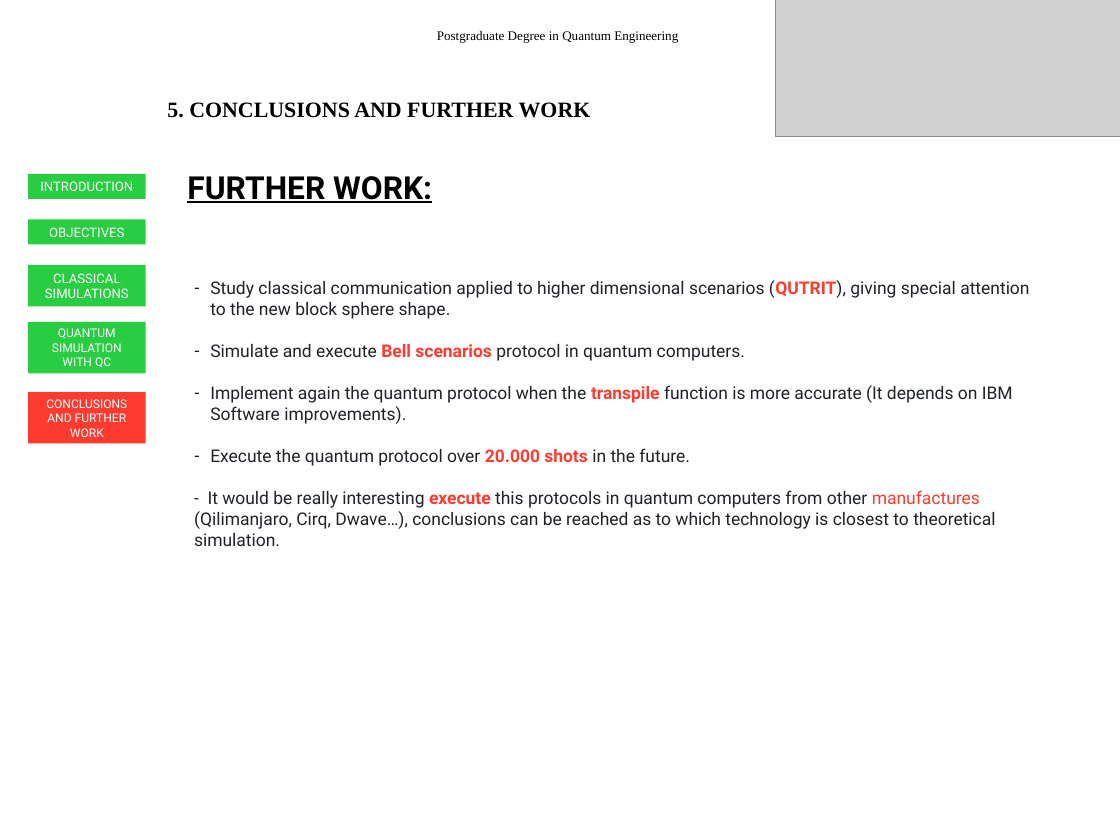
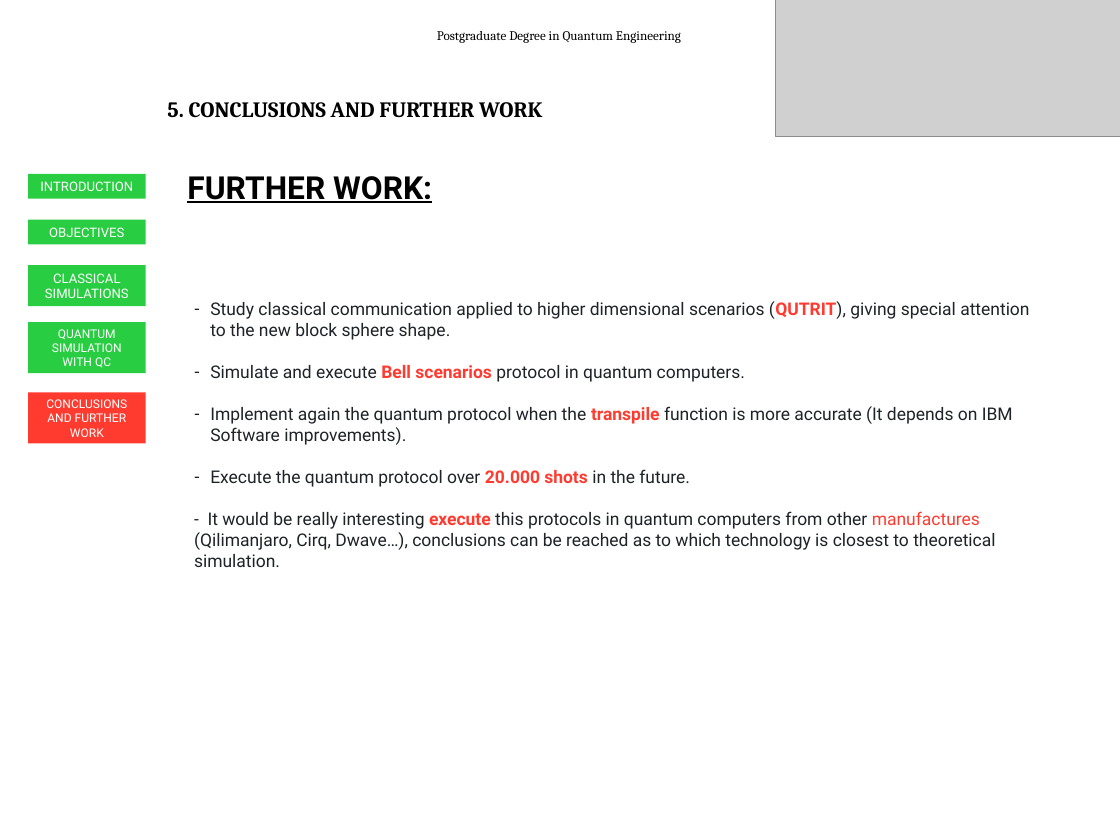
Before and after one commit to inaki-ortizdelandaluce/qubit-communication-simulations, a slide deck: slide 30 of key/SimulationsOfQubitCommunication-slides.pptx. Drawn at 1120x840 pixels with LibreOffice and Linux fonts; fonts in the diff are those of the drawing; grey boxes stand for pictures. Boxes give left, top, right and bottom in pixels: in the first picture for what was removed or moved away, otherwise in the second. Text is boxed around its words. In the diff, an @@ line names an element or a change of style, - is before the commit and + after.

```diff
--- a/key/SimulationsOfQubitCommunication-slides.pptx
+++ b/key/SimulationsOfQubitCommunication-slides.pptx
@@ text "Postgraduate Degree in Quantum Engineering" at box(437, 31, 681, 43): font Times New Roman to Cambria @@
@@ text "5. CONCLUSIONS AND FURTHER WORK" at box(167, 102, 542, 118): font Times New Roman to Cambria @@
@@ text "Study classical communication applied to ...": place and size @@
-text "Study classical communication applied to ..." at box(194, 280, 1029, 546)
+text "Study classical communication applied to ..." at box(194, 301, 1029, 567)
```
Also in this commit, not shown: 31 other slides changed.
